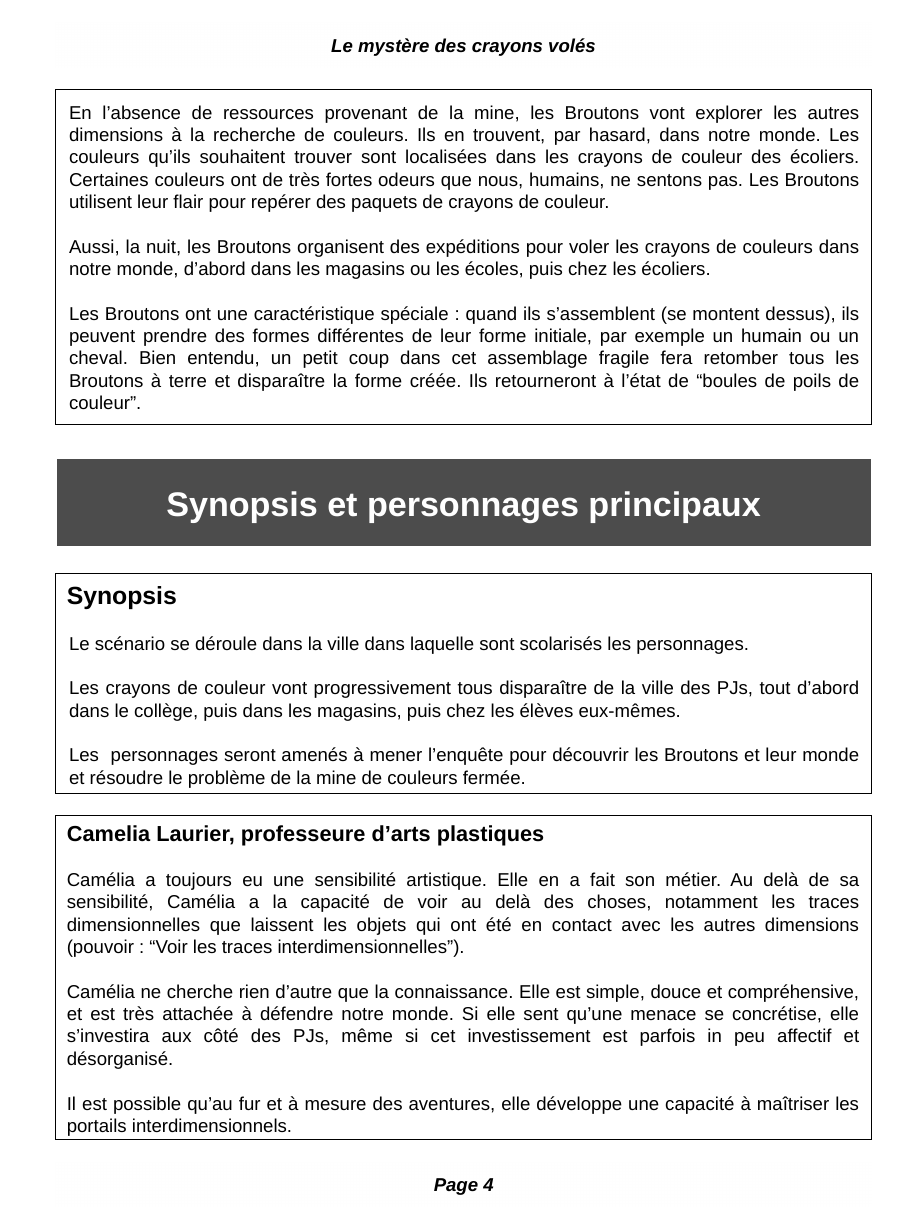
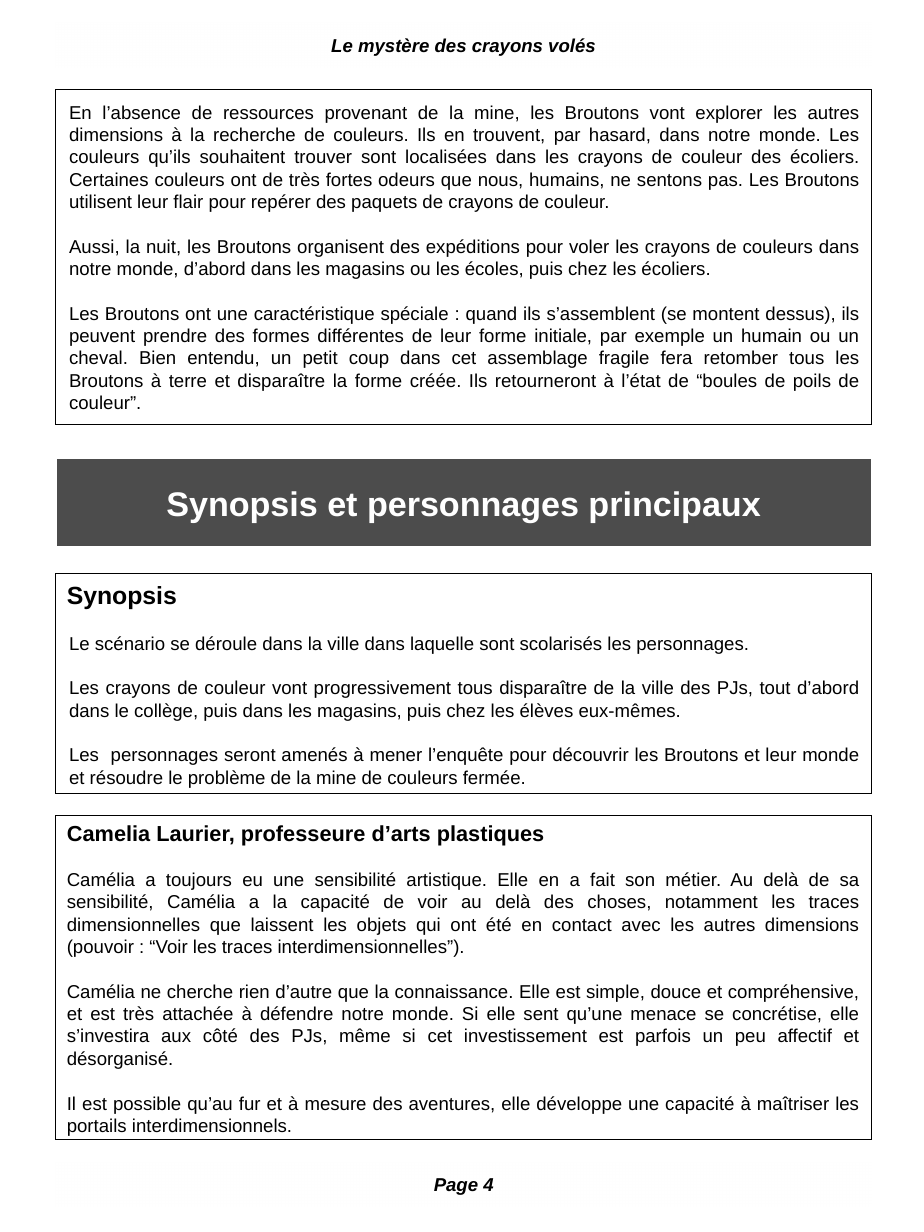
Before and after one commit to orey/D6-Dimensions, a slide deck: slide 4 of Le mystère des crayons volés/Le mystère des crayons volés.odp. Drawn at 924x1232 pixels with LibreOffice and Linux fonts; fonts in the diff are those of the drawing; background and template pictures are left out. Boxes give left, top, right and bottom in pixels: in the first picture for what was removed or moved away, otherwise in the second. Text is boxed around its words. In the diff, an @@ line names an element or a change of style, - is before the commit and + after.

```diff
--- a/Le mystère des crayons volés/Le mystère des crayons volés.odp
+++ b/Le mystère des crayons volés/Le mystère des crayons volés.odp
@@ text in rectangle at (67,984,860,1069): text changed @@
-Camélia ne cherche rien d’autre que la connaissance. Elle est simple, douce et compréhensive, et est très attachée à défendre notre monde. Si elle sent qu’une menace se concrétise, elle s’investira aux côté des PJs, même si cet investissement est parfois in peu affectif et désorganisé.
+Camélia ne cherche rien d’autre que la connaissance. Elle est simple, douce et compréhensive, et est très attachée à défendre notre monde. Si elle sent qu’une menace se concrétise, elle s’investira aux côté des PJs, même si cet investissement est parfois un peu affectif et désorganisé.
```
Also in this commit, not shown: 4 other slides changed, 2 slides added, 1 other file.
